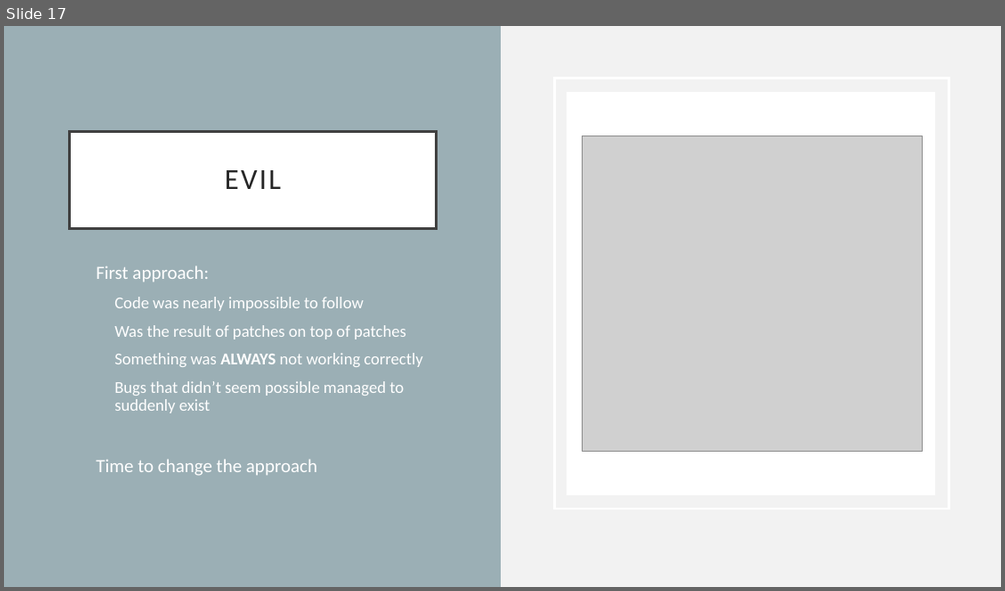
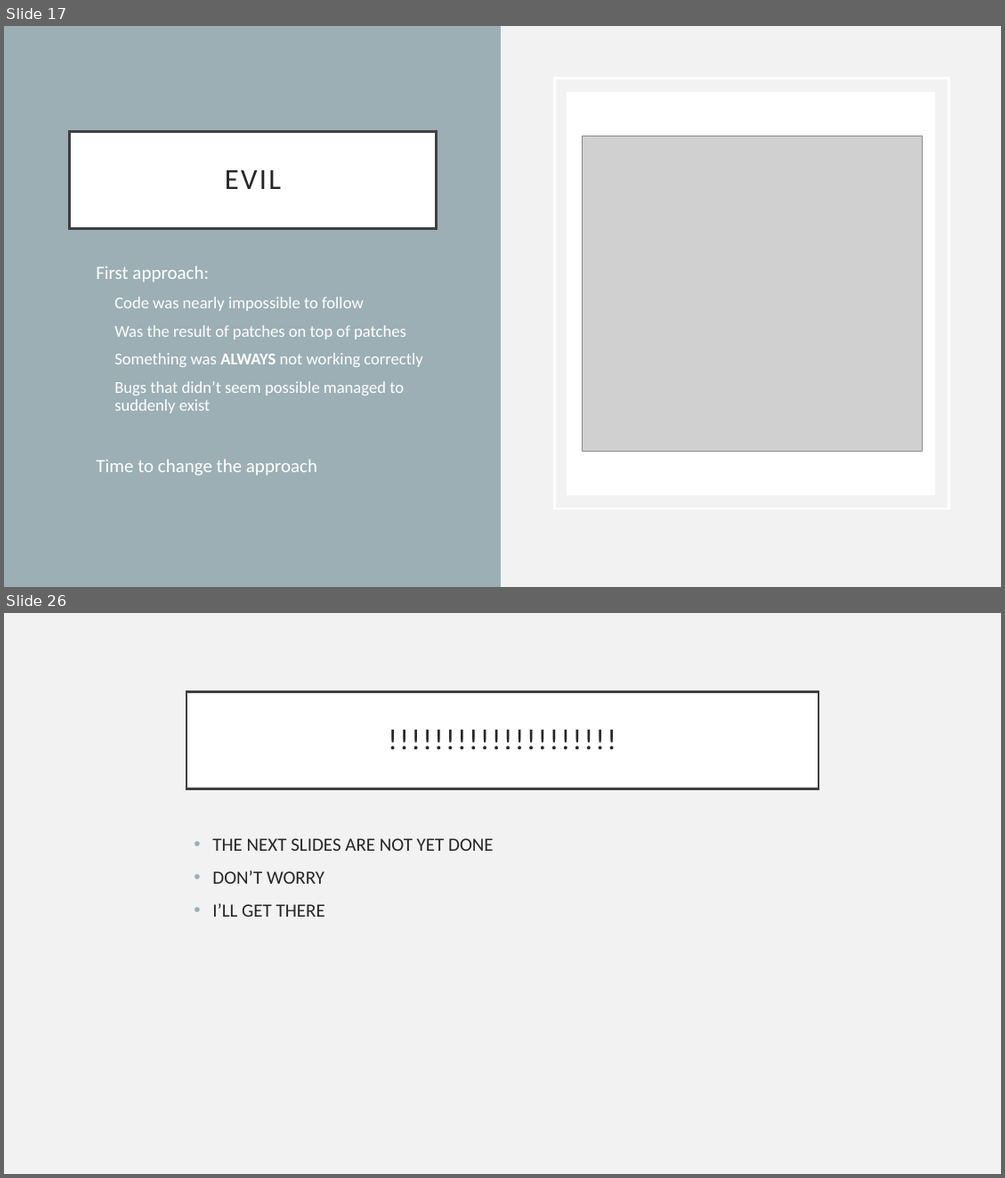
Before and after one commit to mo523/Chess, a slide deck: Adventures in Chess.pptx. Shown one above the other, each under a label of ours: slide 17 before the commit, slides 17 and 26 after it; the slides between them are not shown. The pictures are 1005x591 and 1005x1178 pixels, drawn with LibreOffice and Linux fonts; fonts in the diff are those of the drawing; grey boxes stand for pictures. Boxes give left, top, right and bottom in pixels: in the first picture for what was removed or moved away, otherwise in the second. Text is boxed around its words. In the diff, an @@ line names an element or a change of style, - is before the commit and + after.

```diff
--- a/Adventures in Chess.pptx
+++ b/Adventures in Chess.pptx
@@ slide 26 added at [4, 613, 1001, 1174], background #F2F2F2 @@
@@ title added at [186, 691, 818, 788], fill #FFFFFF, outline #404040 2.5 pt, 28 pt, text #262626 @@
+!!!!!!!!!!!!!!!!!!!!
@@ text added at [212, 838, 494, 916], 18 pt, text #262626 @@
+• THE NEXT SLIDES ARE NOT YET DONE
+• DON’T WORRY
+• I’LL GET THERE
```
Also in this commit, not shown: 4 slides changed, 11 other slides added, 1 slide removed.
